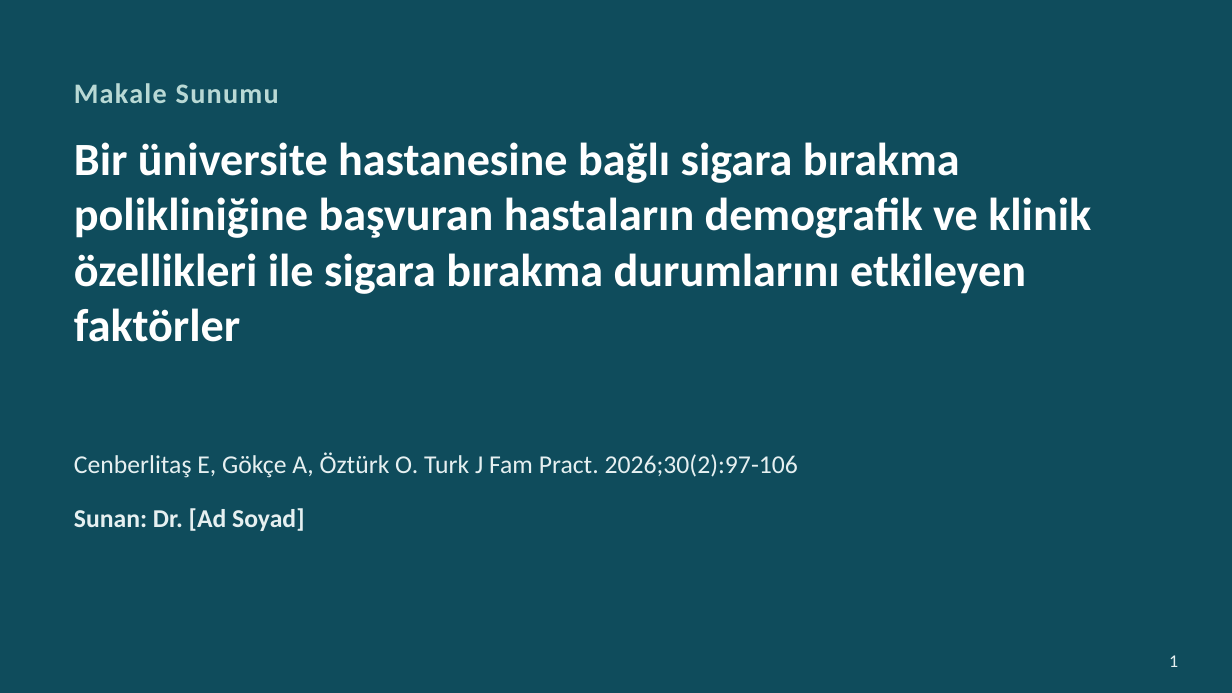
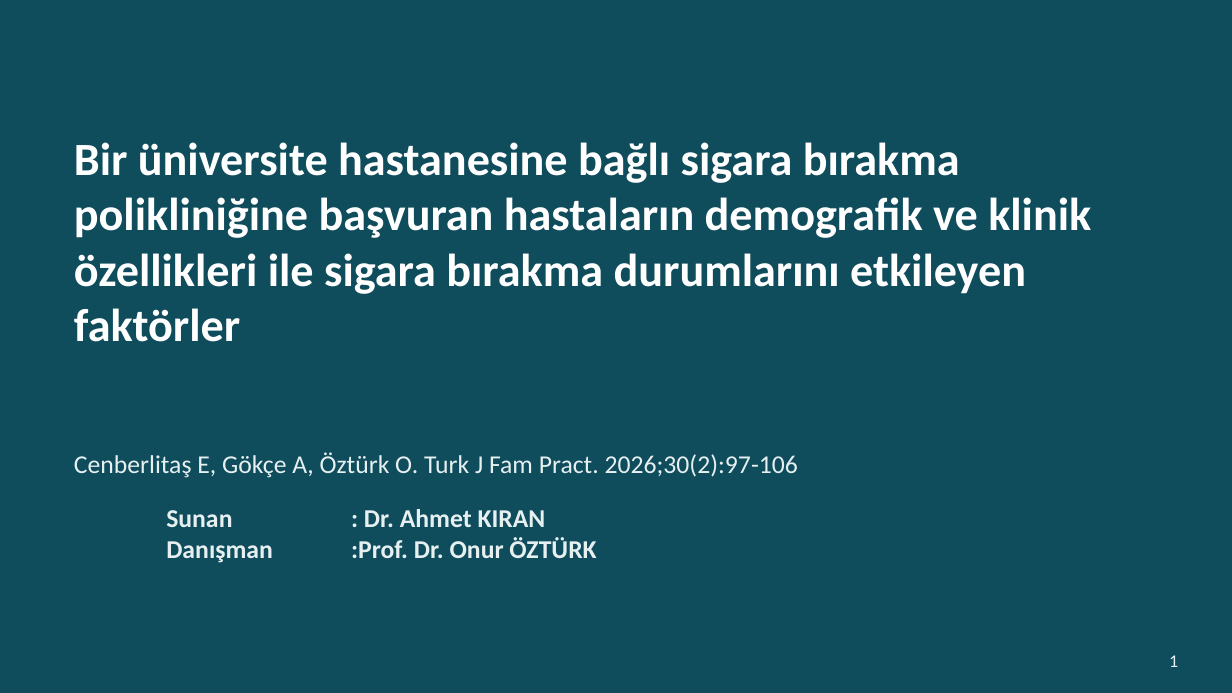
Before and after one commit to kiranahmet/Claude, a slide deck: slide 1 of Sunumlar/Makale_Sunumu_Sigara_Birakma.pptx. Drawn at 1232x693 pixels with LibreOffice and Linux fonts; fonts in the diff are those of the drawing. Boxes give left, top, right and bottom in pixels: in the first picture for what was removed or moved away, otherwise in the second. Text is boxed around its words. In the diff, an @@ line names an element or a change of style, - is before the commit and + after.

```diff
--- a/Sunumlar/Makale_Sunumu_Sigara_Birakma.pptx
+++ b/Sunumlar/Makale_Sunumu_Sigara_Birakma.pptx
@@ text removed at <box>74,83,279,103</box> @@
-Makale Sunumu
@@ text at <box>166,509,596,558</box>: text changed @@
-Sunan: Dr. [Ad Soyad]
+Sunan : Dr. Ahmet KIRAN
+Danışman :Prof. Dr. Onur ÖZTÜRK
```
Also in this commit, not shown: 8 other slides changed, 1 slide removed, 1 other file.
